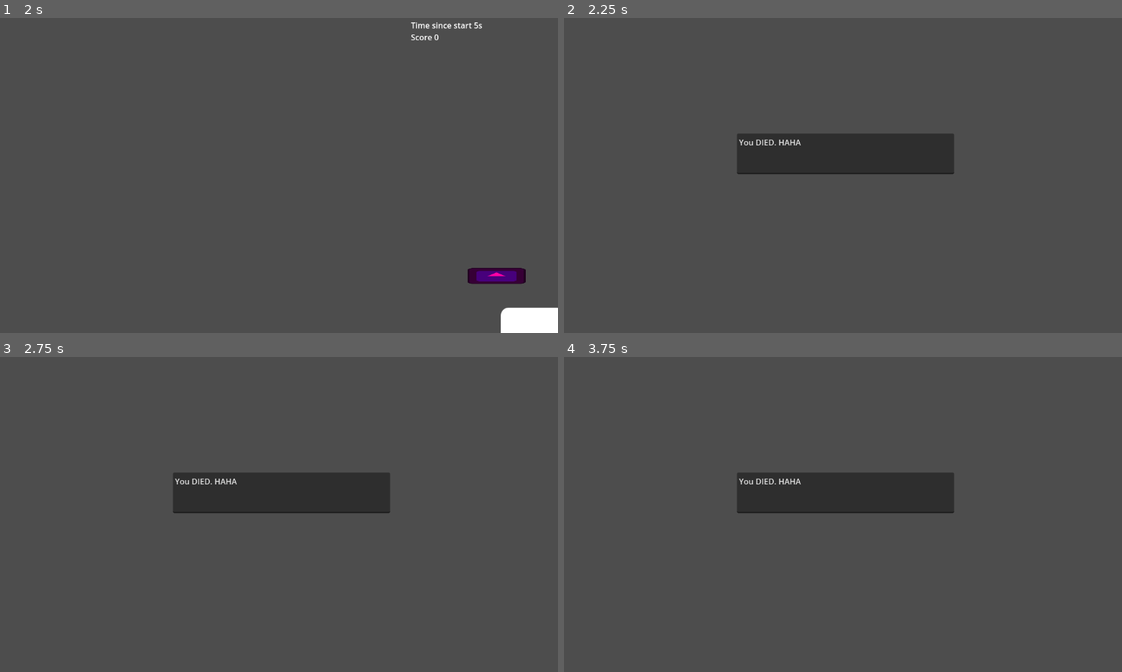
Above: before the commit, frames 1-4 (two rows, left to right).
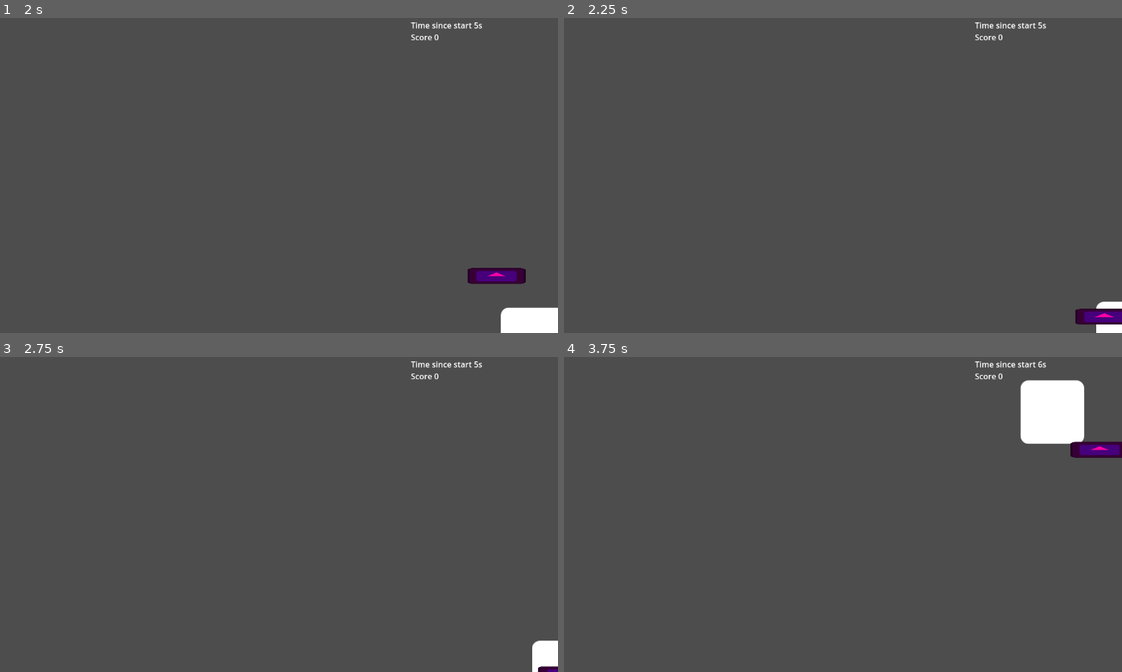
Above: after the commit, the same moments.

Repository: elVariable/gamejam
Game: Godot game, scene res://scences/main.tscn
Same seed, same stepped clock (60 frames per second), same inputs: the game is played once before the commit and once after it. The engine's default icon, where the game draws it, is replaced by a stand-in: a white triangle on a blue panel in a dark square.
Inputs:
- Up to frame 1 (2 s): hold D (Right) 0.53-1.28 s; tap U (Fire0) at 0.6 s; hold S (Down) from 1.28 s (still down); tap I (Fire1) at 1.35 s
- Up to frame 2 (2.25 s): release S (Down) at 2.03 s; hold D (Right) from 2.03 s (still down); tap O (Fire2) at 2.1 s
- Up to frame 3 (2.75 s): keep holding D (Right)
- Up to frame 4 (3.75 s): release D (Right) at 2.78 s; hold W (Up) 2.78-3.53 s; tap P (Fire3) at 2.85 s; hold A (Left) from 3.53 s (still down); tap U (Fire0) at 3.6 s

Frame 1 is identical in both runs. In frame 2, 5.7% of the frame differs, in the area x 30-100%, y 1-100%; in frame 3, 5.5%; in frame 4, 7.9%, in the area x 30-100%, y 1-50%.

Commit message:
Add collision area to player

Diff:
--- a/scences/player.tscn
+++ b/scences/player.tscn
@@ -13,6 +13,10 @@
 position = Vector2(-0.122452, 1.14084)
 texture = ExtResource("1_25fj7")
 
-[node name="CollisionShape2D" type="CollisionShape2D" parent="."]
+[node name="Collision" type="Area2D" parent="."]
+
+[node name="CollisionShape2D" type="CollisionShape2D" parent="Collision"]
 position = Vector2(-0.5, 1)
 shape = SubResource("RectangleShape2D_fx6f5")
+
+[connection signal="body_entered" from="Collision" to="." method="_on_collision_body_entered"]
